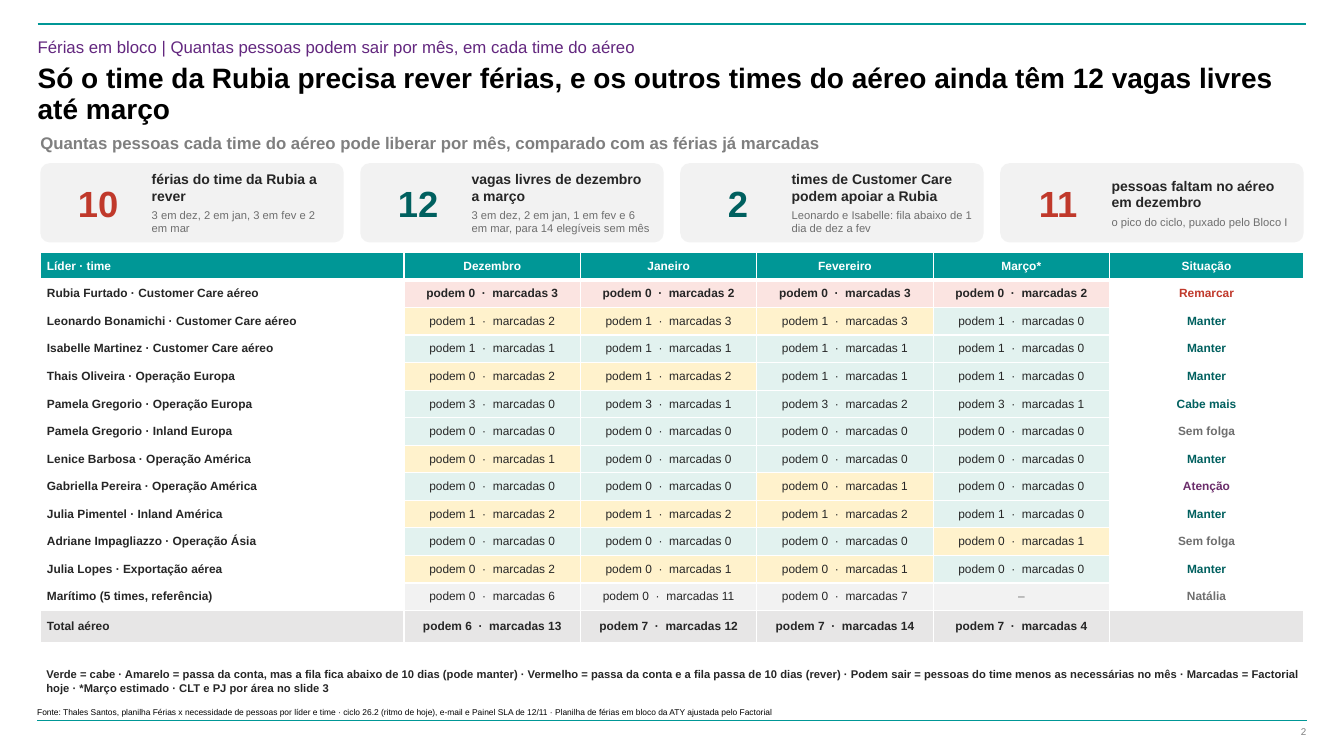
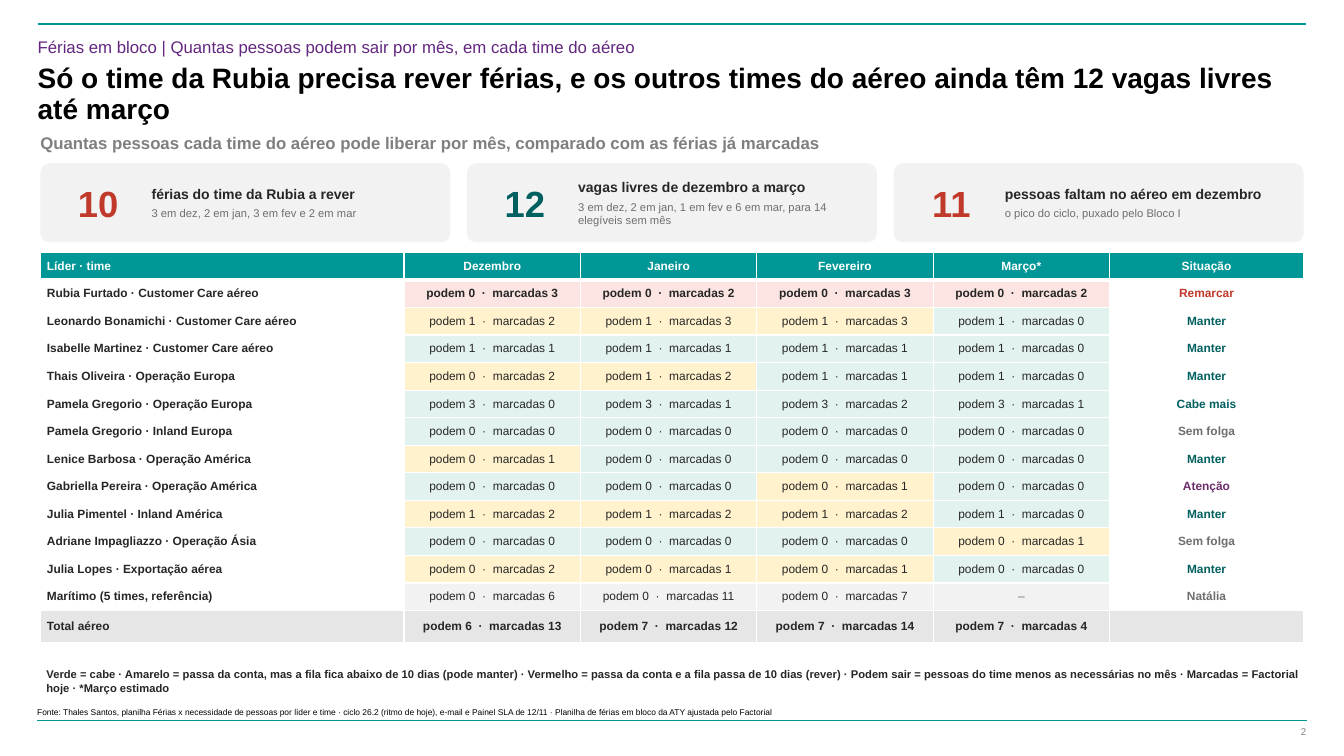
Before and after one commit to suzetemirandasilva5601-cpu/Challenge, a slide deck: slide 2 of 20261112 - ATY - Diagnóstico da Estrutura de Operações - Vagas e Férias.pptx. Drawn at 1344x756 pixels with LibreOffice and Linux fonts; fonts in the diff are those of the drawing; background and template pictures are left out. Boxes give left, top, right and bottom in pixels: in the first picture for what was removed or moved away, otherwise in the second. Text is boxed around its words. In the diff, an @@ line names an element or a change of style, - is before the commit and + after.

Commit message:
Tira o cartão de apoio do Customer Care e a observação do slide de CLT e PJ

```diff
--- a/20261112 - ATY - Diagnóstico da Estrutura de Operações - Vagas e Férias.pptx
+++ b/20261112 - ATY - Diagnóstico da Estrutura de Operações - Vagas e Férias.pptx
@@ rounded rectangle: place and size @@
-rounded rectangle at (40, 163, 344, 243)
+rounded rectangle at (40, 163, 451, 243)
@@ text "férias do time da Rubia ..." rewrapped from (152, 173, 317, 232) to (152, 188, 356, 219) @@
@@ rounded rectangle: place and size @@
-rounded rectangle at (360, 163, 663, 243)
+rounded rectangle at (467, 163, 877, 243)
@@ text "12": place and size @@
-text "12" at (398, 191, 438, 217)
+text "12" at (505, 191, 545, 217)
@@ text "vagas livres de dezembro a ..." rewrapped from (472, 174, 649, 235) to (578, 182, 826, 226) @@
@@ rounded rectangle removed at (681, 163, 984, 243) @@
@@ text removed at (792, 174, 972, 232) @@
-times de Customer Care podem apoiar a Rubia
-Leonardo e Isabelle: fila abaixo de 1 dia de dez a fev
@@ rounded rectangle: place and size @@
-rounded rectangle at (1000, 163, 1304, 243)
+rounded rectangle at (893, 163, 1304, 243)
@@ text "11": place and size @@
-text "11" at (1039, 192, 1077, 217)
+text "11" at (932, 192, 970, 217)
@@ text "pessoas faltam no aéreo em ..." rewrapped from (1112, 180, 1287, 228) to (1005, 188, 1262, 219) @@
@@ text removed at (728, 191, 748, 217) @@
-2
@@ text at (46, 670, 1299, 694): text changed @@
-Verde = cabe · Amarelo = passa da conta, mas a fila fica abaixo de 10 dias (pode manter) · Vermelho = passa da conta e a fila passa de 10 dias (rever) · Podem sair = pessoas do time menos as necessárias no mês · Marcadas = Factorial hoje · *Março estimado · CLT e PJ por área no slide 3
+Verde = cabe · Amarelo = passa da conta, mas a fila fica abaixo de 10 dias (pode manter) · Vermelho = passa da conta e a fila passa de 10 dias (rever) · Podem sair = pessoas do time menos as necessárias no mês · Marcadas = Factorial hoje · *Março estimado
```
Also in this commit, not shown: 1 other slide changed, 2 other files.
